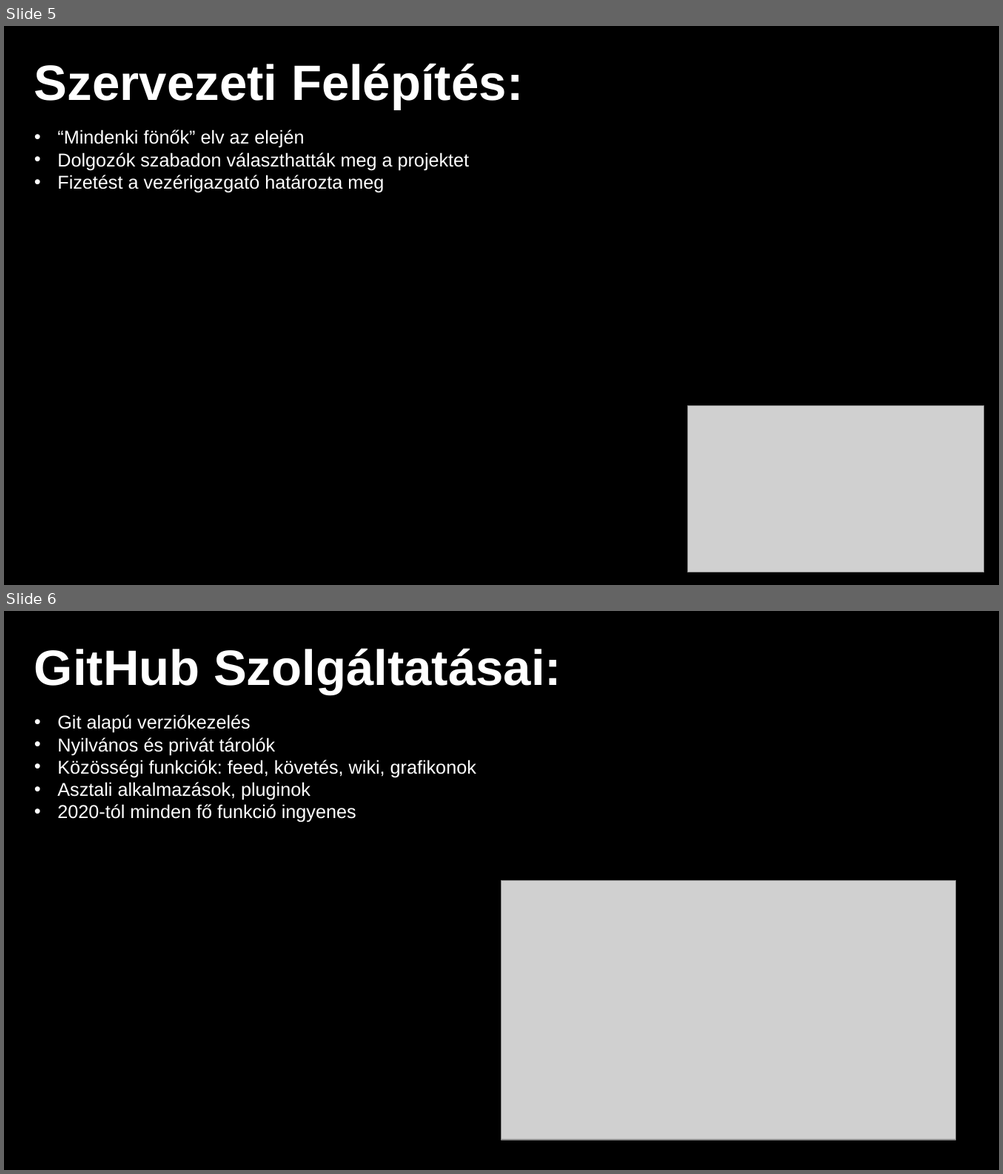
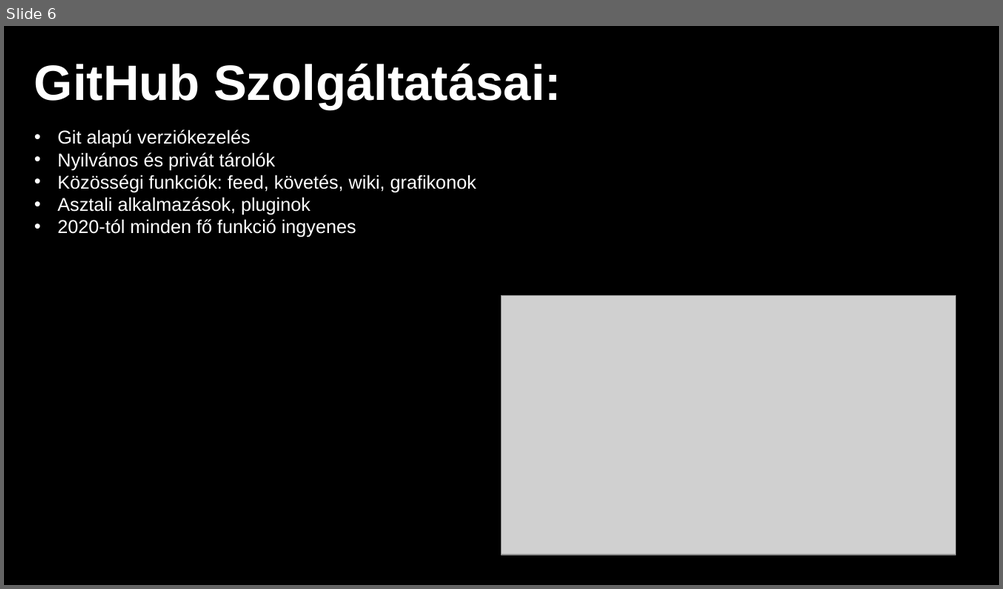
Before and after one commit to cobragaming453/IKT-Prezent-cio-Git-Hub-, a slide deck: IKT_GitHub_prezentácio_v4.pptx. Shown one above the other, each under a label of ours: slides 5 and 6 before the commit, slide 6 after it. The pictures are 1003x1174 and 1003x589 pixels, drawn with LibreOffice and Linux fonts; fonts in the diff are those of the drawing; grey boxes stand for pictures; background and template pictures are left out. Boxes give left, top, right and bottom in pixels: in the first picture for what was removed or moved away, otherwise in the second. Text is boxed around its words. In the diff, an @@ line names an element or a change of style, - is before the commit and + after.

```diff
--- a/IKT_GitHub_prezentácio_v4.pptx
+++ b/IKT_GitHub_prezentácio_v4.pptx
@@ slide 5 removed at (x1=4, y1=26, x2=999, y2=585), background #000000 @@
@@ text removed at (x1=34, y1=63, x2=523, y2=110) @@
-Szervezeti Felépítés:
@@ text removed at (x1=57, y1=130, x2=469, y2=193) @@
-• “Mindenki fönők” elv az elején
-• Dolgozók szabadon választhatták meg a projektet
-• Fizetést a vezérigazgató határozta meg
@@ picture removed at (x1=688, y1=406, x2=984, y2=573) @@
```
Also in this commit, not shown: 4 slides changed, 2 slides added, 1 other slide removed.
